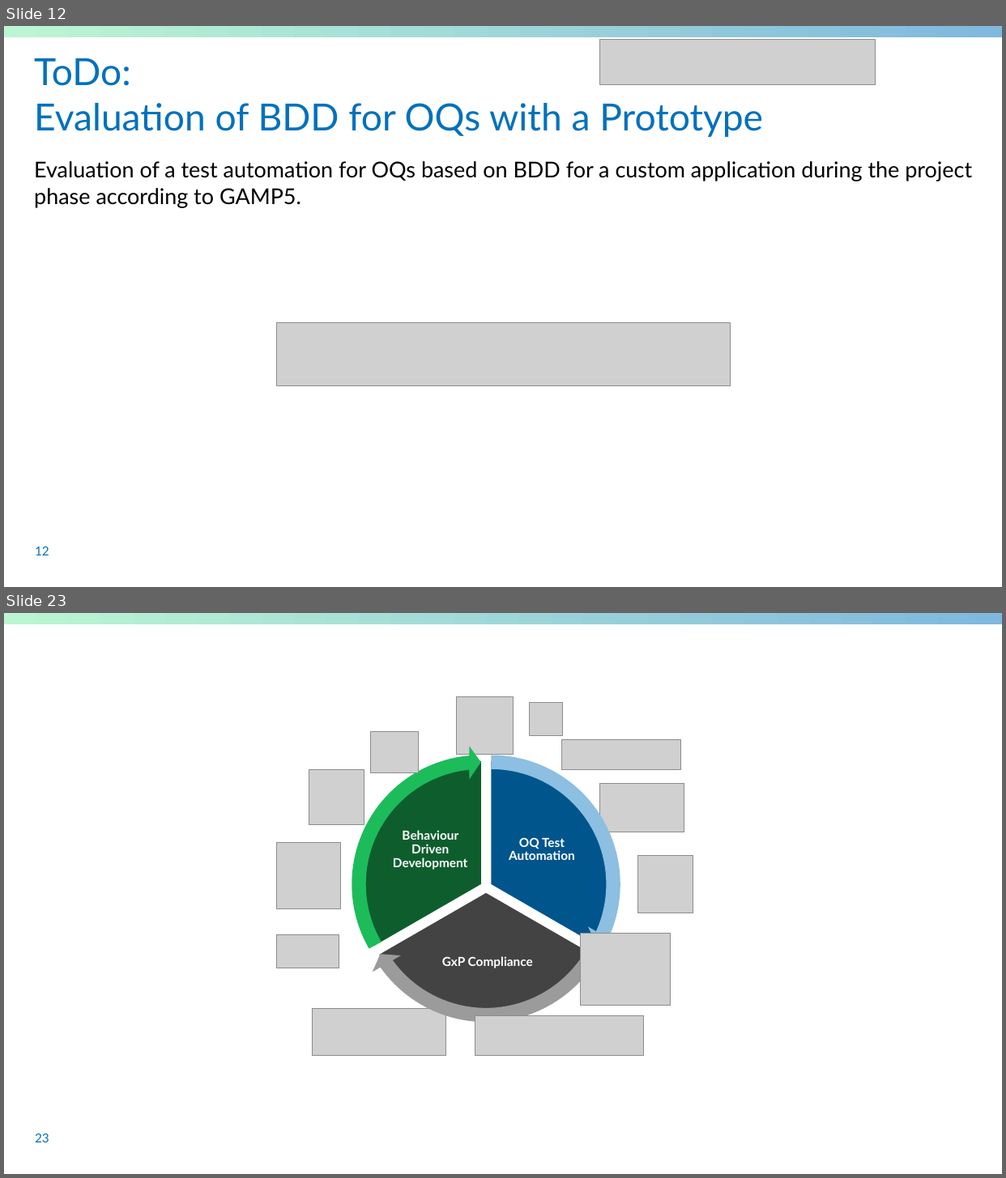
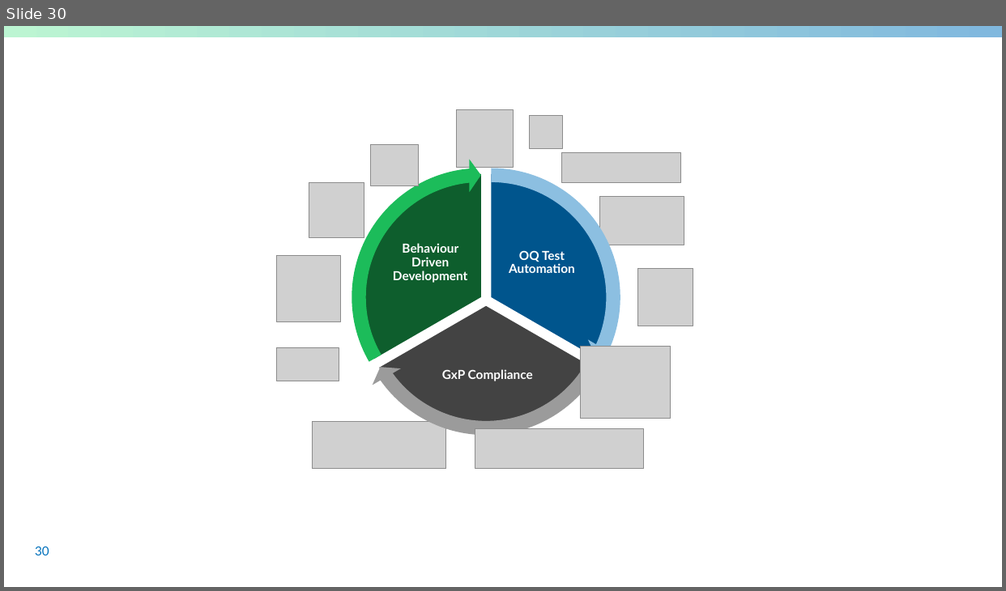
Before and after one commit to sableu/BDD4OQ, a slide deck: thesis/Presentation/FinalPresentation.pptx. Shown one above the other, each under a label of ours: slides 12 and 23 before the commit, slide 30 after it; the slides between them are not shown. The pictures are 1006x1178 and 1006x591 pixels, drawn with LibreOffice and Linux fonts; fonts in the diff are those of the drawing; grey boxes stand for pictures; background and template pictures are left out. Boxes give left, top, right and bottom in pixels: in the first picture for what was removed or moved away, otherwise in the second. Text is boxed around its words. In the diff, an @@ line names an element or a change of style, - is before the commit and + after.

```diff
--- a/thesis/Presentation/FinalPresentation.pptx
+++ b/thesis/Presentation/FinalPresentation.pptx
@@ slide 12 removed at bbox=[4, 26, 1002, 587], background #FFFFFF; not listed: 1 template element that a slide beside it also shows @@
@@ picture removed at bbox=[600, 40, 876, 85] @@
@@ title removed at bbox=[34, 58, 763, 137] @@
-ToDo:
-Evaluation of BDD for OQs with a Prototype
@@ text removed at bbox=[34, 161, 972, 208] @@
-Evaluation of a test automation for OQs based on BDD for a custom application during the project phase according to GAMP5.
@@ picture removed at bbox=[277, 322, 731, 386] @@
@@ page number removed at bbox=[35, 547, 49, 556] @@
-12
@@ what was slide 23 is now slide 30 @@
@@ page number at bbox=[35, 547, 49, 556]: text changed @@
-23
+30
```
Also in this commit, not shown: 9 slides changed, 18 slides added, 10 other slides removed, 1 other file.
